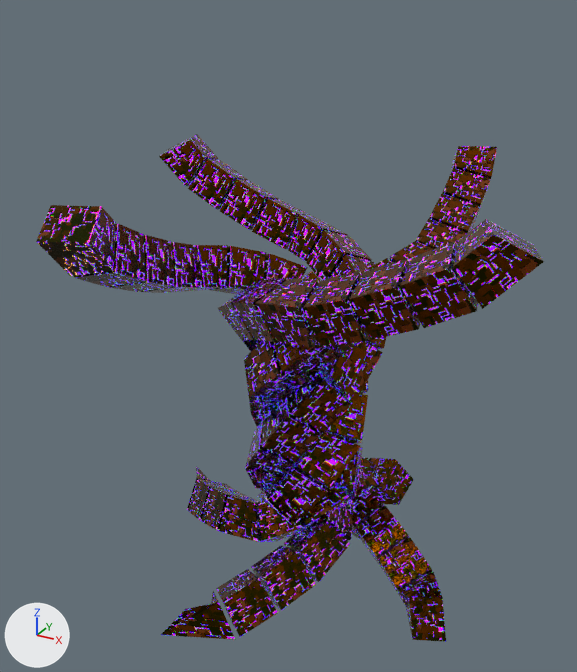
A saved change to the Blender file Alex/Tree and Rail.blend.
The view is the same before and after, from a 50 mm lens placed at (16.7, -32.3, 26.5), pointed at (-0.8, -0.4, 10.6). Lighting does not change. The marker at lower left points along +X, +Y and +Z.

Before the edit, the objects in view are built like this:
```python
me_tree_cube_006 = bpy.data.meshes.new('Tree Cube.006')
me_tree_cube_006.from_pydata(...)  # 608 vertices, 456 faces; spans x -11.8..11.8, y -11.8..11.8, z -3.2..18.8
me_tree_cube_006.materials.append(mat_tree)
ob_tree_cube_applied = bpy.data.objects.new('Tree Cube Applied', me_tree_cube_006)
ob_tree_cube_applied.location = (0.0, 0.0, 0.0)
```
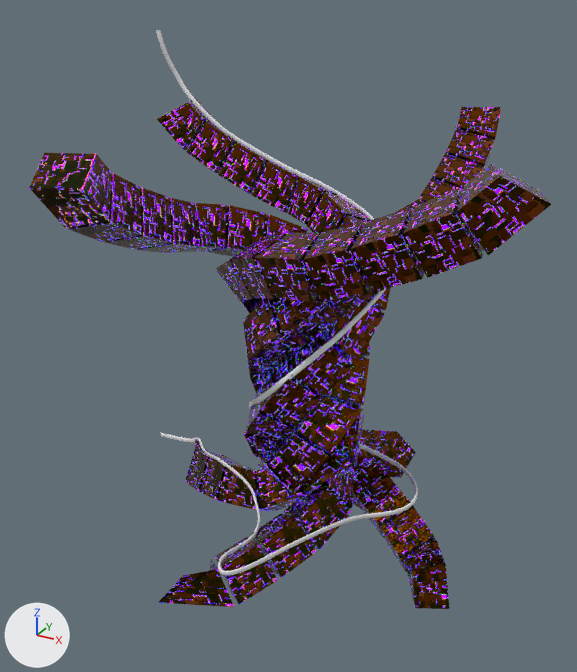
Changed parts and their boxes (x1, y1, x2, y2) in the pictures (577 x 672 px):
'Tree Cube Applied', moved: before (36, 134, 544, 642); after (29, 97, 551, 609)
'Rail Curve', added: after (156, 30, 418, 576)

Diff of the bpy script that builds the scene:
```diff
--- a/Alex/Tree and Rail.blend.py
+++ b/Alex/Tree and Rail.blend.py
@@ cu_beziercurve_002 @@
+cu_beziercurve_002 = bpy.data.curves.new('BezierCurve.002', 'CURVE')
+cu_beziercurve_002.dimensions = '3D'
+_sp = cu_beziercurve_002.splines.new('BEZIER'); _sp.bezier_points.add(21)
+_sp.bezier_points.foreach_set('co', [-1.0, 0.0, 0.0, 1.548, -0.244, 0.403, 3.389, -1.744, 1.423, 6.413, -4.303, 2.724, 9.627, -6.017, 2.582, 10.78, -7.856, 1.836, 10.45, -10.54, 1.52, 12.86, -7.701, 1.895, 14.92, -4.461, 2.099, 16.83, -2.134, 2.245, 14.78, 1.341, 1.721, 10.81, 1.618, 2.228, 8.982, -0.646, 3.465, 7.967, -3.117, 5.624, 9.82, -5.841, 8.013, 13.32, -5.302, 11.55, 14.62, -0.897, 13.97, 11.98, 1.536, 15.89, 8.523, 1.809, 17.25, 3.707, 1.635, 19.21, 0.662, 1.909, 21.52, -0.43, 1.497, 24.3])
+_sp.bezier_points.foreach_set('handle_left', [-1.707, -0.00632, 0.0, 0.799, 0.247, -0.0398, 2.707, -1.02, 1.532, 5.68, -3.705, 2.398, 8.983, -5.278, 2.781, 10.68, -6.881, 2.035, 9.787, -9.82, 1.719, 12.27, -8.473, 1.677, 14.23, -5.185, 2.147, 16.75, -3.106, 2.027, 15.61, 0.788, 1.775, 11.46, 2.293, 1.886, 9.33, 0.111, 2.912, 8.088, -2.394, 4.944, 9.256, -5.175, 7.525, 12.76, -5.89, 10.96, 14.75, -1.697, 13.39, 12.86, 1.334, 15.45, 9.493, 1.827, 17.01, 4.558, 1.752, 18.7, 1.252, 1.866, 20.71, -0.236, 1.455, 23.32])
+_sp.bezier_points.foreach_set('handle_right', [-0.293, 0.00632, 0.0, 2.298, -0.736, 0.846, 4.071, -2.467, 1.315, 7.145, -4.9, 3.05, 10.27, -6.755, 2.383, 10.87, -8.831, 1.637, 11.12, -11.26, 1.321, 13.46, -6.93, 2.113, 15.61, -3.737, 2.051, 16.92, -1.161, 2.464, 13.94, 1.893, 1.666, 10.16, 0.942, 2.57, 8.635, -1.403, 4.019, 7.846, -3.841, 6.304, 10.38, -6.508, 8.5, 13.87, -4.714, 12.13, 14.49, -0.0969, 14.56, 11.11, 1.739, 16.33, 7.554, 1.79, 17.49, 2.855, 1.518, 19.72, 0.072, 1.952, 22.32, -0.623, 1.54, 25.28])
+for _p, _l, _r in zip(_sp.bezier_points, ['ALIGNED', 'ALIGNED', 'ALIGNED', 'ALIGNED', 'ALIGNED', 'ALIGNED', 'ALIGNED', 'ALIGNED', 'ALIGNED', 'ALIGNED', 'ALIGNED', 'ALIGNED', 'ALIGNED', 'ALIGNED', 'ALIGNED', 'ALIGNED', 'ALIGNED', 'ALIGNED', 'ALIGNED', 'ALIGNED', 'ALIGNED', 'ALIGNED'], ['ALIGNED', 'ALIGNED', 'ALIGNED', 'ALIGNED', 'ALIGNED', 'ALIGNED', 'ALIGNED', 'ALIGNED', 'ALIGNED', 'ALIGNED', 'ALIGNED', 'ALIGNED', 'ALIGNED', 'ALIGNED', 'ALIGNED', 'ALIGNED', 'ALIGNED', 'ALIGNED', 'ALIGNED', 'ALIGNED', 'ALIGNED', 'ALIGNED']): _p.handle_left_type = _l; _p.handle_right_type = _r
+_sp.bezier_points.foreach_set('tilt', [0.0, 0.0, 0.0, 0.0, 0.0, 0.0, 0.0, 0.0, 0.0, 0.0, 0.0, 0.0, 0.0, 0.66, 1.17, 2.1, 2.62, 2.96, 3.23, 3.23, 3.23, 3.23])
+_sp.order_u = 0
+_sp.order_v = 0
+cu_beziercurve_002.use_path = True
+cu_beziercurve_002.bevel_mode = 'OBJECT'
+cu_beziercurve_002.bevel_profile.use_clip = True
+cu_beziercurve_002.bevel_resolution = 6
+cu_beziercurve_002.bevel_depth = 0.02
+cu_beziercurve_002.fill_mode = 'FULL'
+cu_beziercurve_002.bevel_factor_mapping_start = 'SPLINE'
+cu_beziercurve_002.bevel_object = ob_circle
@@ cu_circle @@
+cu_circle = bpy.data.curves.new('Circle', 'CURVE')
+cu_circle.dimensions = '3D'
+_sp = cu_circle.splines.new('POLY'); _sp.points.add(31)
+_sp.points.foreach_set('co', [-0.0709, 0.0, 0.0, 0.0, -0.0695, 0.0273, 0.0, 0.0, -0.0655, 0.0536, 0.0, 0.0, -0.0589, 0.0778, 0.0, 0.0, -0.0501, 0.099, 0.0, 0.0, -0.0394, 0.116, 0.0, 0.0, -0.0271, 0.129, 0.0, 0.0, -0.0138, 0.137, 0.0, 0.0, 0.0, 0.14, 0.0, 0.0, 0.0138, 0.137, 0.0, 0.0, 0.0271, 0.129, 0.0, 0.0, 0.0394, 0.116, 0.0, 0.0, 0.0501, 0.099, 0.0, 0.0, 0.0589, 0.0778, 0.0, 0.0, 0.0655, 0.0536, 0.0, 0.0, 0.0695, 0.0273, 0.0, 0.0, 0.0709, 0.0, 0.0, 0.0, 0.0695, -0.0273, 0.0, 0.0, 0.0655, -0.0536, 0.0, 0.0, 0.0589, -0.0778, 0.0, 0.0, 0.0501, -0.099, 0.0, 0.0, 0.0394, -0.116, 0.0, 0.0, 0.0271, -0.129, 0.0, 0.0, 0.0138, -0.137, 0.0, 0.0, 0.0, -0.14, 0.0, 0.0, -0.0138, -0.137, 0.0, 0.0, -0.0271, -0.129, 0.0, 0.0, -0.0394, -0.116, 0.0, 0.0, -0.0501, -0.099, 0.0, 0.0, -0.0589, -0.0778, 0.0, 0.0, -0.0655, -0.0536, 0.0, 0.0, -0.0695, -0.0273, 0.0, 0.0])
+_sp.order_v = 0
+_sp.resolution_v = 0
+_sp.use_cyclic_u = True
+_sp.use_endpoint_u = True
+_sp.use_smooth = False
+cu_circle.fill_mode = 'FULL'
@@ ob_tree_cube_applied @@
 ob_tree_cube_applied = bpy.data.objects.new('Tree Cube Applied', me_tree_cube_006)
-ob_tree_cube_applied.location = (0.0, 0.0, 0.0)
+ob_tree_cube_applied.location = (0.0, 0.0, 2.0)
@@ ob_rail_curve @@
+ob_rail_curve = bpy.data.objects.new('Rail Curve', cu_beziercurve_002)
+ob_rail_curve.location = (-11.0, 3.0, 0.0)
@@ ob_circle @@
+ob_circle = bpy.data.objects.new('Circle', cu_circle)
+ob_circle.location = (0.0, 0.0, 0.0)
```
